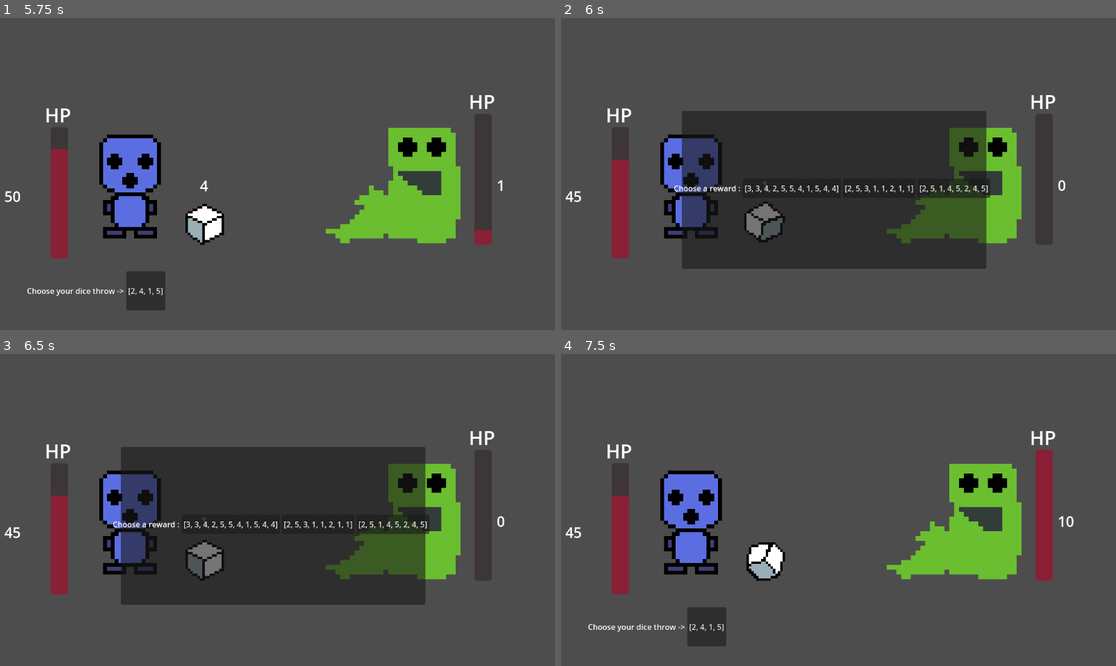
Above: before the commit, frames 1-4 (two rows, left to right).
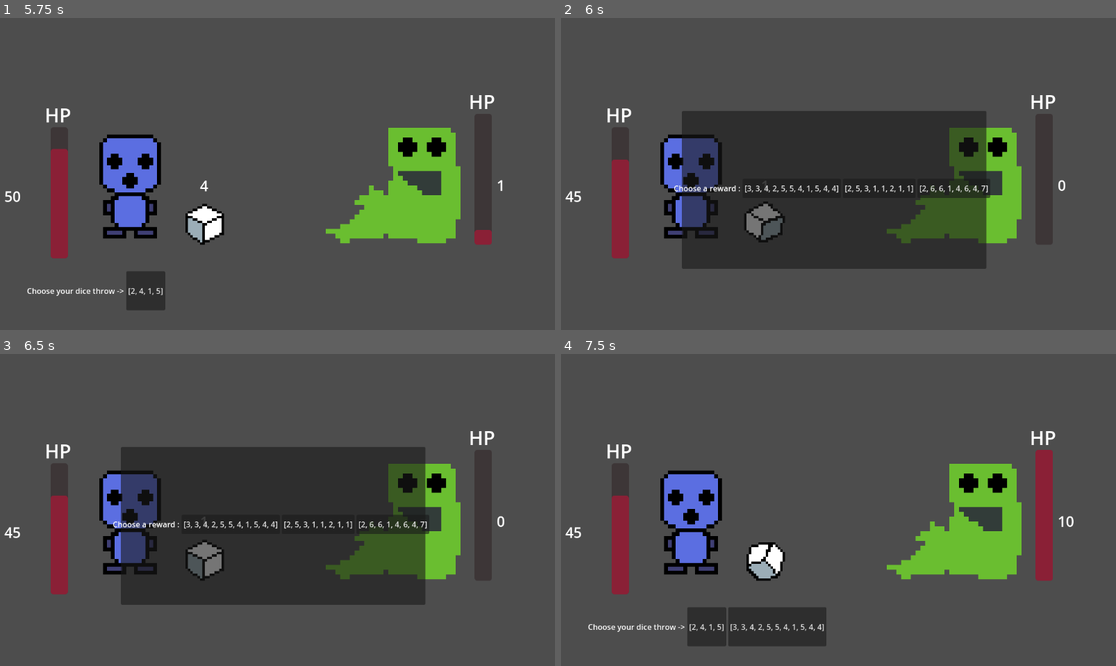
Above: after the commit, the same moments.

Repository: icvara/IMPROGAMEJAM2
Game: Godot game, scene res://Scenes/main_menu.tscn
Same seed, same stepped clock (60 frames per second), same inputs: the game is played once before the commit and once after it.
Inputs:
- Up to frame 1 (5.75 s): click "Start game" at 0.5 s; click "dice1 : [2, 4, 1, 5]" at 1.25 s; click "0" at 2 s; click "[2, 4, 1, 5]" at 2.75 s; tap Enter at 3.5 s; click "[2, 4, 1, 5]" at 4.25 s; tap Space at 5 s
- Up to frame 2 (6 s): click "[2, 4, 1, 5]" at 5.75 s
- Up to frame 3 (6.5 s): no input
- Up to frame 4 (7.5 s): click "[3, 3, 4, 2, 5, 5, 4, 1, 5, 4…" at 6.5 s; click "01" at 7.25 s

Frame 1 is identical in both runs. In frame 2, less than 0.1% of the frame differs, in the area x 66-77%, y 53-56%; in frame 3, less than 0.1%; in frame 4, 2.1%, in the area x 30-48%, y 81-94%.

Commit message:
dice can be added now

Diff:
--- a/impro_gamejam_2/Scripts/fight_scene.gd
+++ b/impro_gamejam_2/Scripts/fight_scene.gd
@@ -1,14 +1,9 @@
 extends Control
 var monster_turn= false
-
+var somtehing =false
 
 func _ready():
-	var random_numbers = [1,1,1,1,1,3]
-	var random_index =randi_range(0, random_numbers.size()-1)
-	var random = random_numbers[random_index]
-	reward_generation(Save.dice4,random,$BoxContainer2/Reward1)
-	reward_generation(Save.dice5,random,$BoxContainer2/Reward2)
-	reward_generation(Save.dice6,random,$BoxContainer2/Reward3)
+	print(Save.dice4)
 	DiceButtonText(Save.dice1,$BoxContainer/Dice1)
 	DiceButtonText(Save.dice2,$BoxContainer/Dice2)
 	DiceButtonText(Save.dice3,$BoxContainer/Dice3)
@@ -64,7 +59,7 @@
 	var random_numbers = [1,1,1,1,1,3]
 	var random_index =randi_range(0, random_numbers.size()-1)
 	var random = random_numbers[random_index]
-	Dicename = {}
+	#Dicename = {}
 	for i in randi_range(4,12):
 		Dicename[i] = randi_range(1,4+Quality)
 	print(str(Dicename.values()))
@@ -74,62 +69,34 @@
 
 func _on_dice_1_button_down() -> void:
 	DiceButtonPressed(Save.dice1)
-
-
 func _on_dice_2_button_down() -> void:
 	DiceButtonPressed(Save.dice2)
-
-
 func _on_dice_3_button_down() -> void:
 	DiceButtonPressed(Save.dice3)
-
-
 func _on_dice_4_button_down() -> void:
 	DiceButtonPressed(Save.dice4)
-
-
 func _on_dice_5_button_down() -> void:
 	DiceButtonPressed(Save.dice5)
-
-
 func _on_dice_6_button_down() -> void:
 	DiceButtonPressed(Save.dice6)
-
-
 func _on_dice_7_button_down() -> void:
 	DiceButtonPressed(Save.dice7)
-
-
 func _on_dice_8_button_down() -> void:
 	DiceButtonPressed(Save.dice8)
-
-
 func _on_dice_9_button_down() -> void:
 	DiceButtonPressed(Save.dice9)
-
-
 func _on_dice_10_button_down() -> void:
 	DiceButtonPressed(Save.dice10)
-
-
 func _on_dice_11_button_down() -> void:
 	DiceButtonPressed(Save.dice11)
-
-
 func _on_dice_12_button_down() -> void:
 	DiceButtonPressed(Save.dice12)
-
-
 func _on_dice_13_button_down() -> void:
 	DiceButtonPressed(Save.dice13)
-
 func _on_dice_14_button_down() -> void:
 	DiceButtonPressed(Save.dice14)
-
 func _on_dice_15_button_down() -> void:
 	DiceButtonPressed(Save.dice15)
-
-
 func _on_dice_16_button_down() -> void:
 	DiceButtonPressed(Save.dice16)
 
@@ -155,34 +122,36 @@
 	$hp_monster_value.text = str($Monster1.HP )
 	$hp_player_value.text = str(Save.Health)
 	if $Monster1.HP  <= 0:
-		Win()
+		if somtehing == false:
+			Win()
+			somtehing = true
 
 
 func Win():
 	pass
+	var random_numbers = [1,1,3]
+	var random_index =randi_range(0, random_numbers.size()-1)
+	var random = random_numbers[random_index]
+	reward_generation(Save.dice4,1,$BoxContainer2/Reward1)
+	reward_generation(Save.dice5,1,$BoxContainer2/Reward2)
+	reward_generation(Save.dice6,random,$BoxContainer2/Reward3)
 	$Panel.show()
 	$BoxContainer2.show()
 	#get_tree().change_scene_to_file("res://Scenes/world_map.tscn")
 
+
+
 func _on_reward_1_button_down() -> void:
-	var random_numbers = [1,1,1,1,1,3]
-	var random_index =randi_range(0, random_numbers.size()-1)
-	var random = random_numbers[random_index]
-	reward_generation(Save.dice4,random,$BoxContainer2/Reward1)
+	Save.dice5 = {}
+	Save.dice6 = {}
 	get_tree().change_scene_to_file("res://Scenes/world_map.tscn")
 
-
 func _on_reward_2_button_down() -> void:
-	var random_numbers = [1,1,1,1,1,3]
-	var random_index =randi_range(0, random_numbers.size()-1)
-	var random = random_numbers[random_index]
-	reward_generation(Save.dice5,random,$BoxContainer2/Reward2)
+	Save.dice4= {}
+	Save.dice6= {}
 	get_tree().change_scene_to_file("res://Scenes/world_map.tscn")
 
-
 func _on_reward_3_button_down() -> void:
-	var random_numbers = [1,1,1,1,1,3]
-	var random_index =randi_range(0, random_numbers.size()-1)
-	var random = random_numbers[random_index]
-	reward_generation(Save.dice6,random,$BoxContainer2/Reward3)
+	Save.dice4= {}
+	Save.dice5 = {}
 	get_tree().change_scene_to_file("res://Scenes/world_map.tscn")
--- a/impro_gamejam_2/Scripts/save.gd
+++ b/impro_gamejam_2/Scripts/save.gd
@@ -4,6 +4,7 @@
 var Health = 60
 var MaxHealth =60
 
+var dicenumber = 1
 var dice4={}
 var dice5={}
 var dice6={}
Not shown: 1 places in impro_gamejam_2/Scenes/world_map.tscn that only renumber resources
